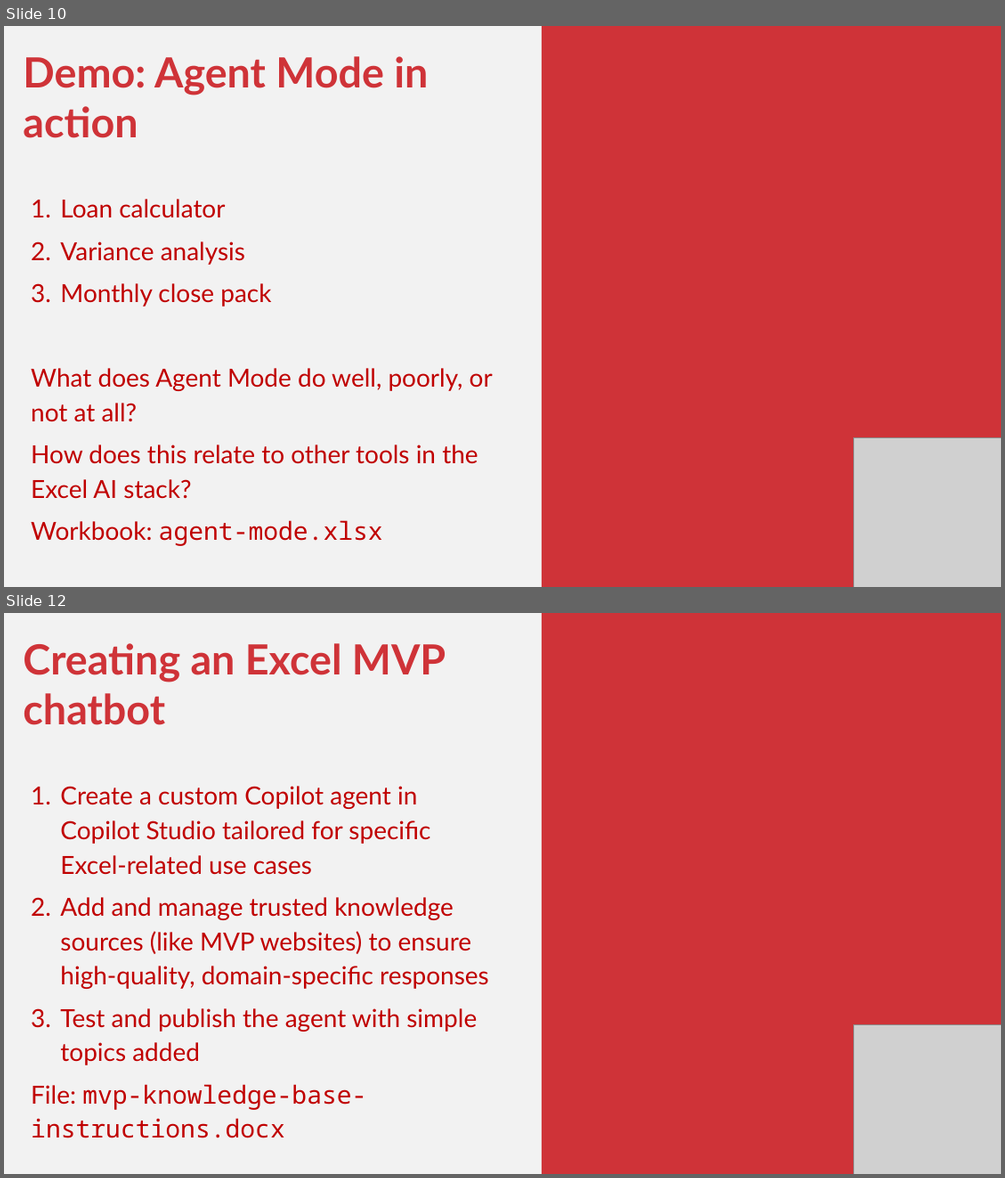
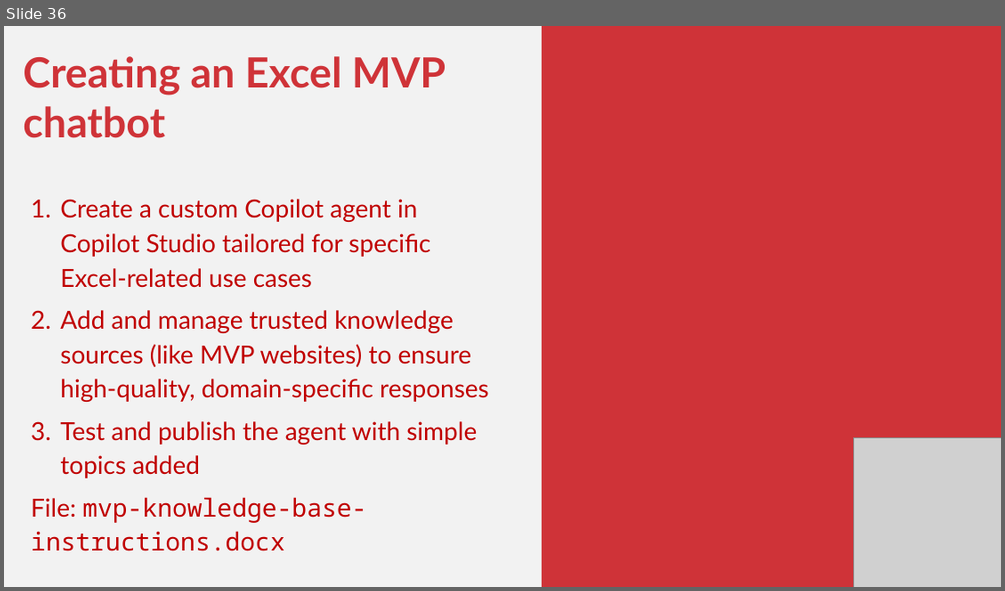
Before and after one commit to stringfestdata/gxls-copilot-studio-excel, a slide deck: gxls-copilot-studio-excel.pptx. Shown one above the other, each under a label of ours: slides 10 and 12 before the commit, slide 36 after it; the slides between them are not shown. The pictures are 1005x1178 and 1005x591 pixels, drawn with LibreOffice and Linux fonts; fonts in the diff are those of the drawing; grey boxes stand for pictures. Boxes give left, top, right and bottom in pixels: in the first picture for what was removed or moved away, otherwise in the second. Text is boxed around its words. In the diff, an @@ line names an element or a change of style, - is before the commit and + after.

```diff
--- a/gxls-copilot-studio-excel.pptx
+++ b/gxls-copilot-studio-excel.pptx
@@ slide 10 removed at (4,26,1001,587), background #F2F2F2 @@
@@ rectangle removed at (542,26,1001,587) @@
@@ text removed at (23,56,493,546) @@
-Demo: Agent Mode in action
-1. Loan calculator
-2. Variance analysis
-3. Monthly close pack
-What does Agent Mode do well, poorly, or not at all?
-How does this relate to other tools in the Excel AI stack?
-Workbook: agent-mode.xlsx
@@ picture removed at (853,437,1001,587) @@
@@ what was slide 12 is now slide 36 @@
```
Also in this commit, not shown: 1 slide changed, 35 slides added, 13 other slides removed, 6 other files.
